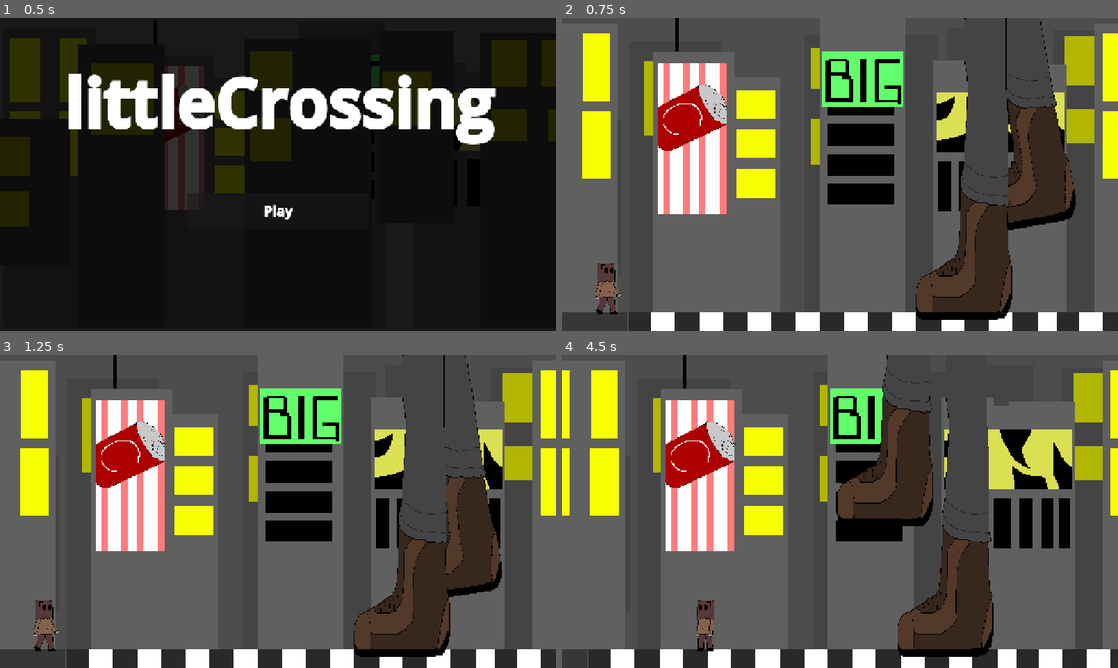
Above: before the commit, frames 1-4 (two rows, left to right).
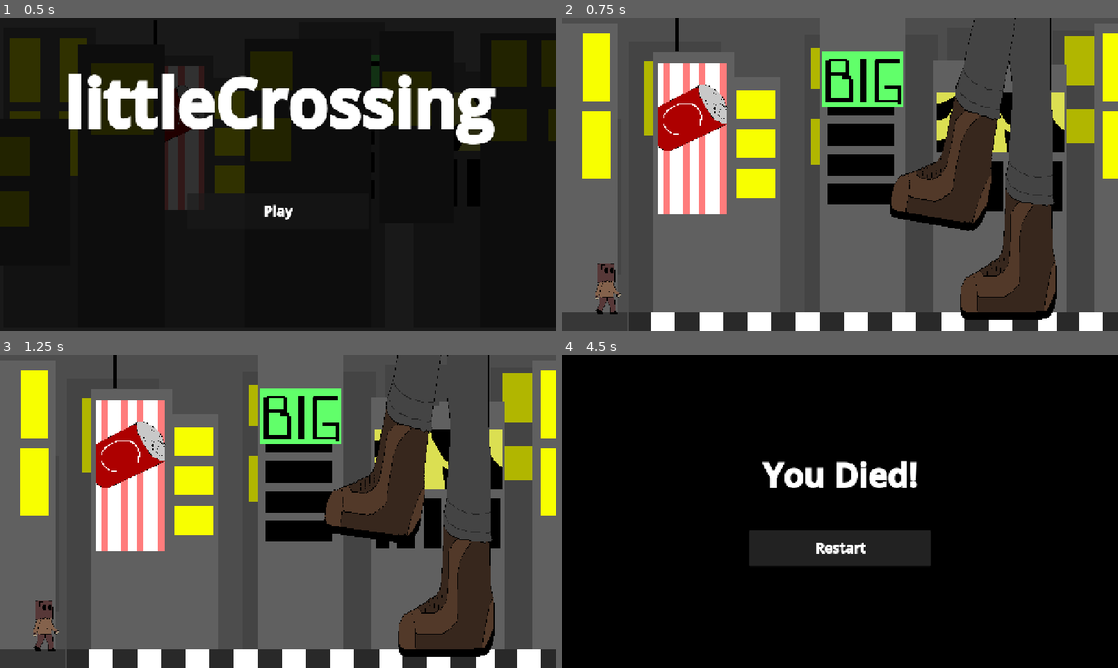
Above: after the commit, the same moments.

Repository: Person-0/littleCrossing
Game: Godot game, scene res://scenes/menu_main.tscn
Same seed, same stepped clock (60 frames per second), same inputs: the game is played once before the commit and once after it.
Inputs:
- Up to frame 1 (0.5 s): no input
- Up to frame 2 (0.75 s): click "[font_size=32][b]Play[/b][/fo…" at 0.5 s
- Up to frame 3 (1.25 s): no input
- Up to frame 4 (4.5 s): hold D (forward) 1.28-2.03 s; hold Space (dash) 1.28-2.03 s; hold A (backward) 2.03-2.78 s; tap Space (dash) at 2.1, 3.6 s; hold Space (dash) 2.78-3.53 s; hold D (forward) 2.78-4.28 s; hold A (backward) from 4.28 s (still down); hold Space (dash) from 4.28 s (still down)

Frame 1 is identical in both runs. In frame 2, 15% of the frame differs, in the area x 59-93%, y 0-97%; in frame 3, 15%; in frame 4, 95%, in the area x 0-100%, y 0-100%.

Commit message:
added offset in walk

Diff:
--- a/scripts/legpair.gd
+++ b/scripts/legpair.gd
@@ -10,14 +10,15 @@
 
 var xpos = 0
 var moveDir = 1
+var variation = randi_range(0, 1) * PI
 
 func leg_height(num, legnum):
-	var val = (sin(num * WALK_STEP + (legnum * PI))) * WALK_HEIGHT
+	var val = (sin(num * WALK_STEP + (legnum * PI) + variation/2)) * WALK_HEIGHT
 	if val < 0:
 		val = 0
 	return val
 func leg_rot(num, legnum):
-	return sin(num * WALK_STEP * 2 + (legnum * PI/2)) * WALK_ANGLE_MAX
+	return sin(num * WALK_STEP * 2 + (legnum * PI/2) + variation) * WALK_ANGLE_MAX
 
 func setMoveDir(dir):
 	moveDir = 1 if dir == 1 else -1
